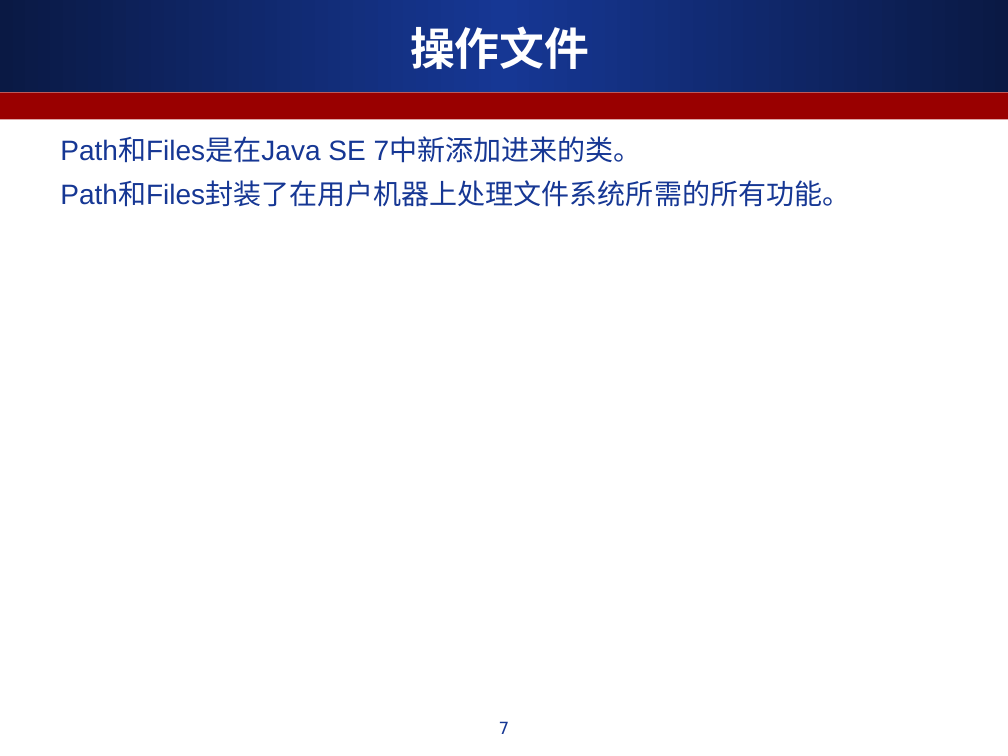
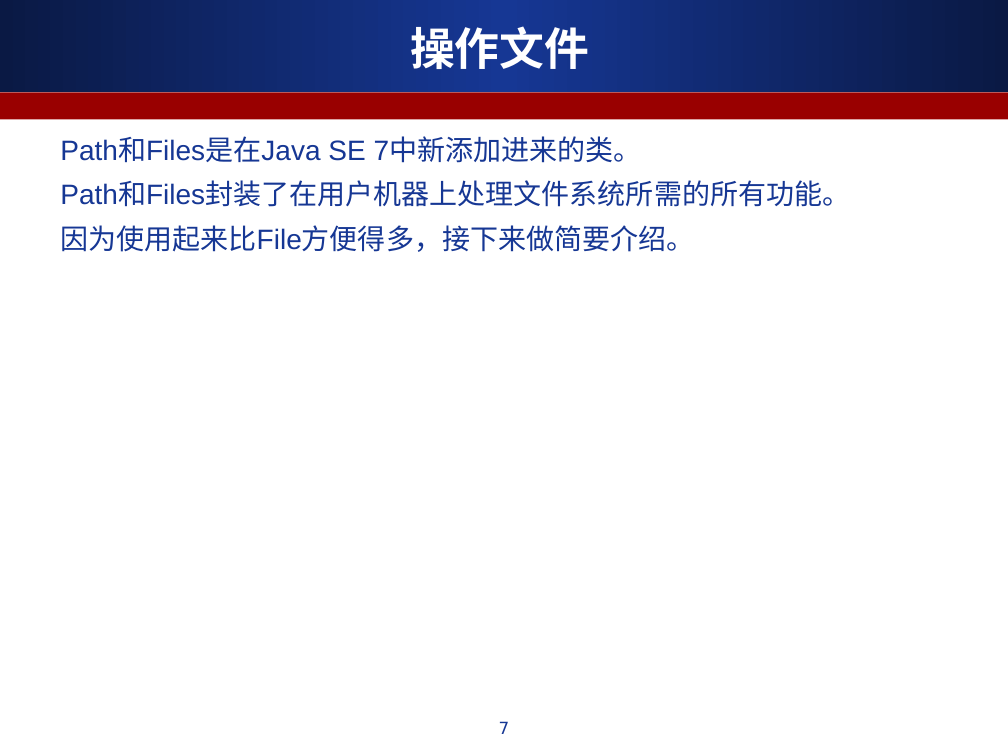
Before and after one commit to ALiberInc/Training, a slide deck: slide 7 of Java/第七章_流与文件.ppt. Drawn at 1008x756 pixels with LibreOffice and Linux fonts; fonts in the diff are those of the drawing. Boxes give left, top, right and bottom in pixels: in the first picture for what was removed or moved away, otherwise in the second. Text is boxed around its words. In the diff, an @@ line names an element or a change of style, - is before the commit and + after.

```diff
--- a/Java/第七章_流与文件.ppt
+++ b/Java/第七章_流与文件.ppt
@@ text at box(60, 225, 694, 252): paragraph added @@
+因为使用起来比File方便得多，接下来做简要介绍。
```
Also in this commit, not shown: 3 other slides changed, 2 slides added.
